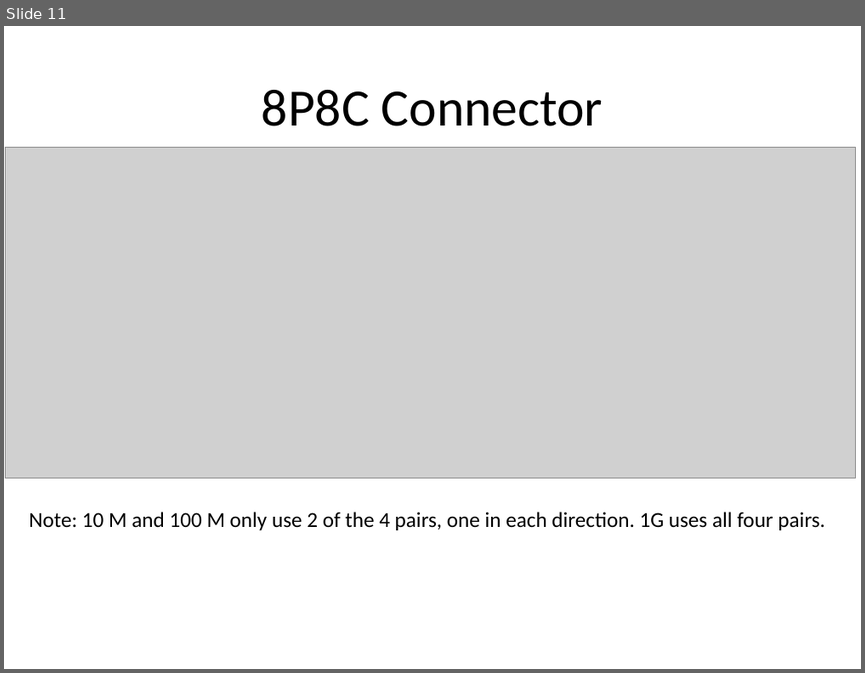
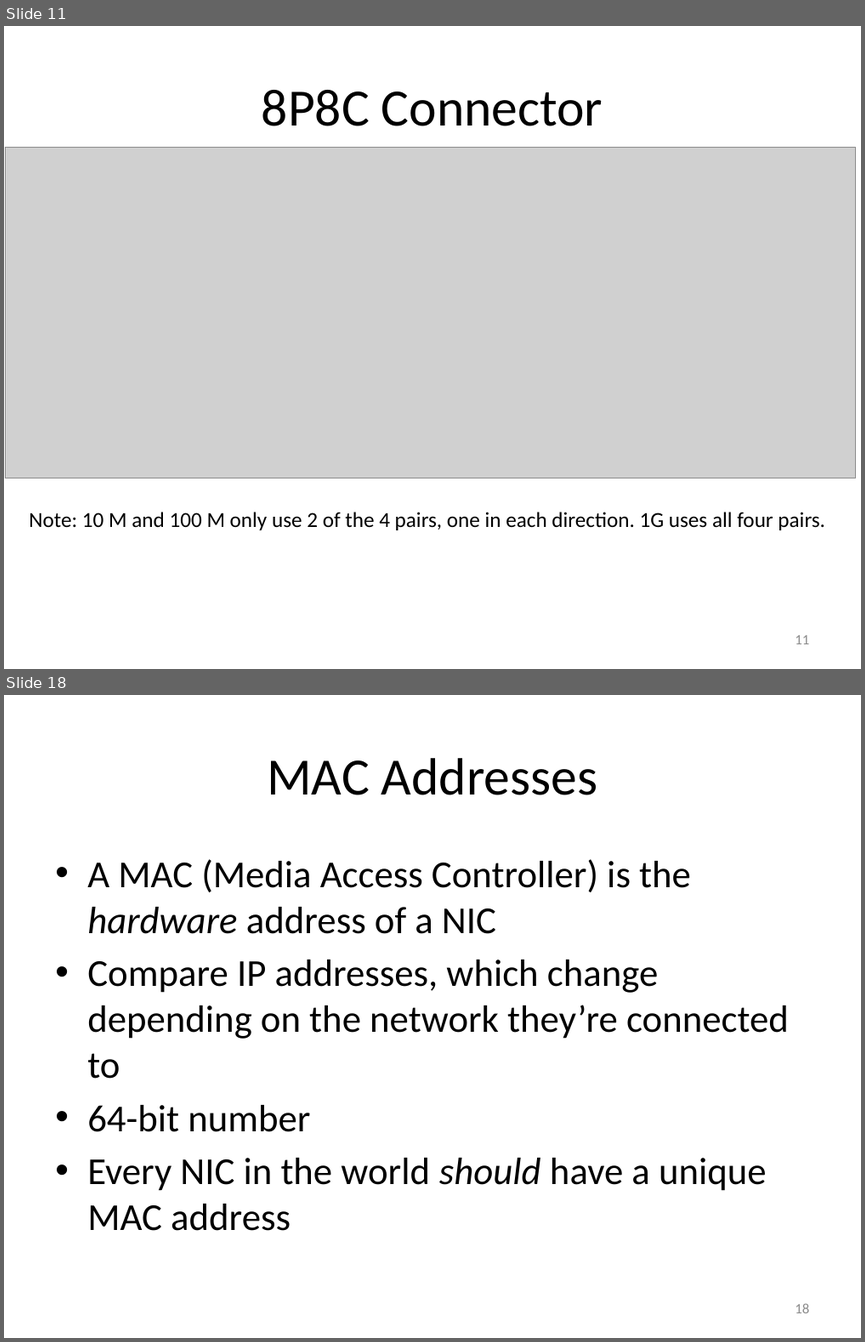
Before and after one commit to carlosgj/FRC-Training, a slide deck: Networking Basics.pptx. Shown one above the other, each under a label of ours: slide 11 before the commit, slides 11 and 18 after it; the slides between them are not shown. The pictures are 865x673 and 865x1342 pixels, drawn with LibreOffice and Linux fonts; fonts in the diff are those of the drawing; grey boxes stand for pictures. Boxes give left, top, right and bottom in pixels: in the first picture for what was removed or moved away, otherwise in the second. Text is boxed around its words. In the diff, an @@ line names an element or a change of style, - is before the commit and + after.

```diff
--- a/Networking Basics.pptx
+++ b/Networking Basics.pptx
@@ slide 18 added at bbox=[4, 695, 861, 1338], background #FFFFFF @@
@@ title added at bbox=[267, 758, 597, 795], 44 pt, text #000000 @@
+MAC Addresses
@@ text added at bbox=[87, 859, 789, 1231], 32 pt, text #000000 @@
+• A MAC (Media Access Controller) is the hardware address of a NIC
+• Compare IP addresses, which change depending on the network they’re connected to
+• 64-bit number
+• Every NIC in the world should have a unique MAC address
@@ page number added at bbox=[794, 1303, 809, 1313], 12 pt, text #8C8C8C @@
+18
@@ slide 11 changed as well @@
@@ page number added at bbox=[794, 635, 809, 644], 12 pt, text #8C8C8C @@
+11
```
Also in this commit, not shown: 10 other slides changed, 48 other slides added.
